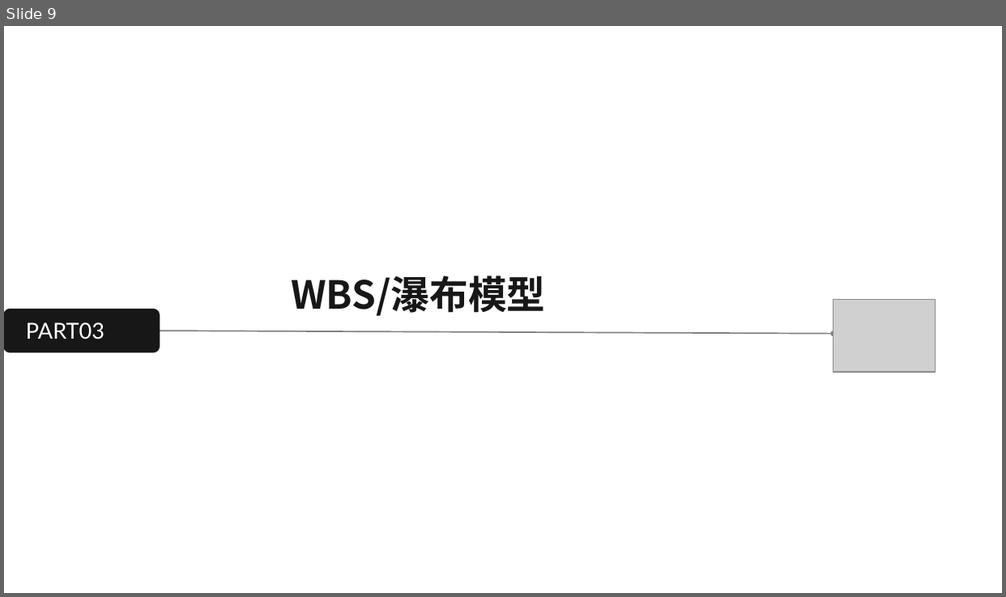
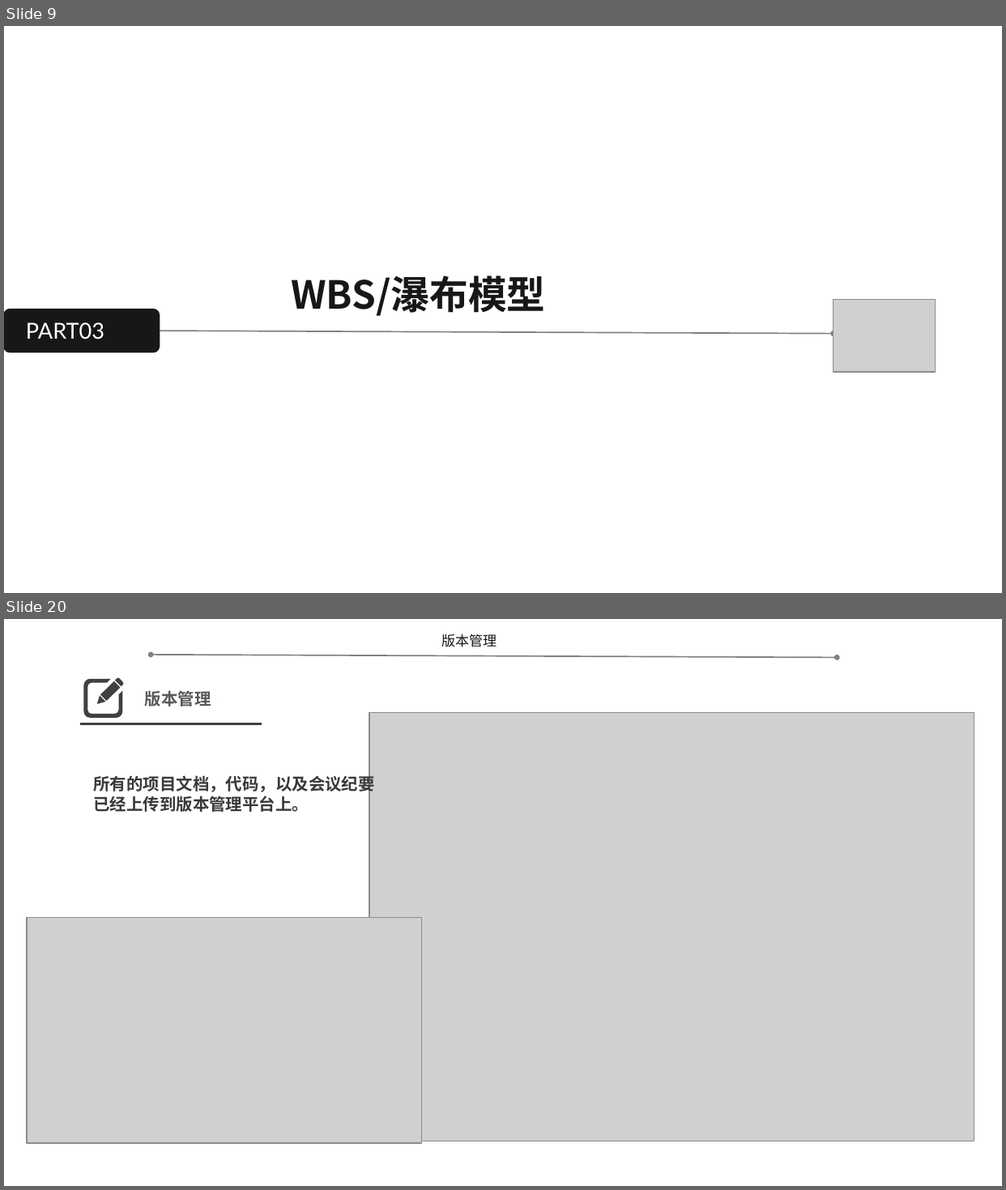
Before and after one commit to SixteenTime/SEProject-Flower, a slide deck: documents/work/project_plan/SE2020-G05-项目计划0.2.pptx. Shown one above the other, each under a label of ours: slide 9 before the commit, slides 9 and 20 after it; the slides between them are not shown. The pictures are 1006x597 and 1006x1190 pixels, drawn with LibreOffice and Linux fonts; fonts in the diff are those of the drawing; grey boxes stand for pictures. Boxes give left, top, right and bottom in pixels: in the first picture for what was removed or moved away, otherwise in the second. Text is boxed around its words. In the diff, an @@ line names an element or a change of style, - is before the commit and + after.

```diff
--- a/documents/work/project_plan/SE2020-G05-项目计划0.2.pptx
+++ b/documents/work/project_plan/SE2020-G05-项目计划0.2.pptx
@@ slide 20 added at <box>4,619,1002,1186</box>, background #FFFFFF @@
@@ text added at <box>441,634,496,647</box>, 10 pt, text #181717 @@
+版本管理
@@ double arrow added from (151, 655) to (837, 658), #808080 1 pt @@
@@ freeform shape added at <box>83,677,123,717</box>, fill #404040 @@
@@ picture added at <box>368,712,974,1141</box> @@
@@ line added from (79, 724) to (262, 724), #404040 1.25 pt @@
@@ text added at <box>94,774,375,812</box>, 12 pt, text #3B3838, bold @@
+所有的项目文档，代码，以及会议纪要已经上传到版本管理平台上。
@@ picture added at <box>27,918,421,1144</box> @@
```
Also in this commit, not shown: 18 slides changed, 5 other slides added, 4 other files.
